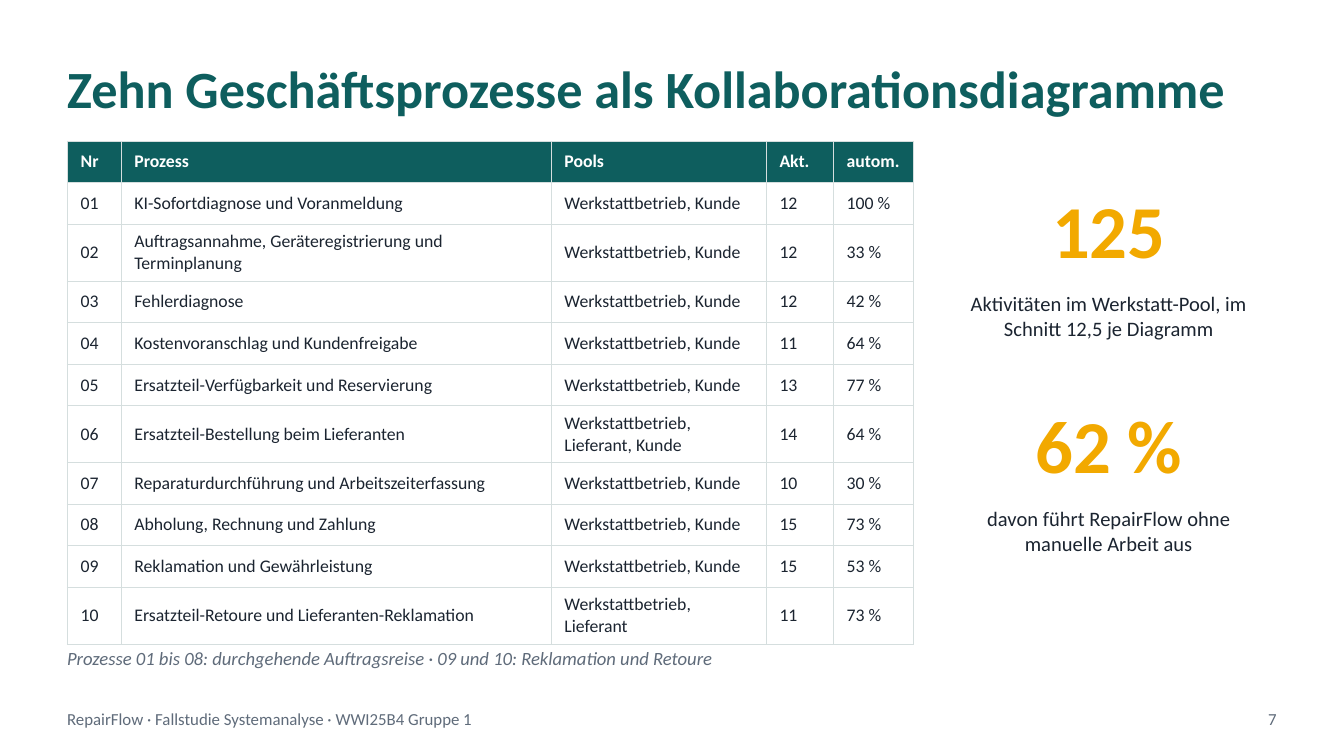
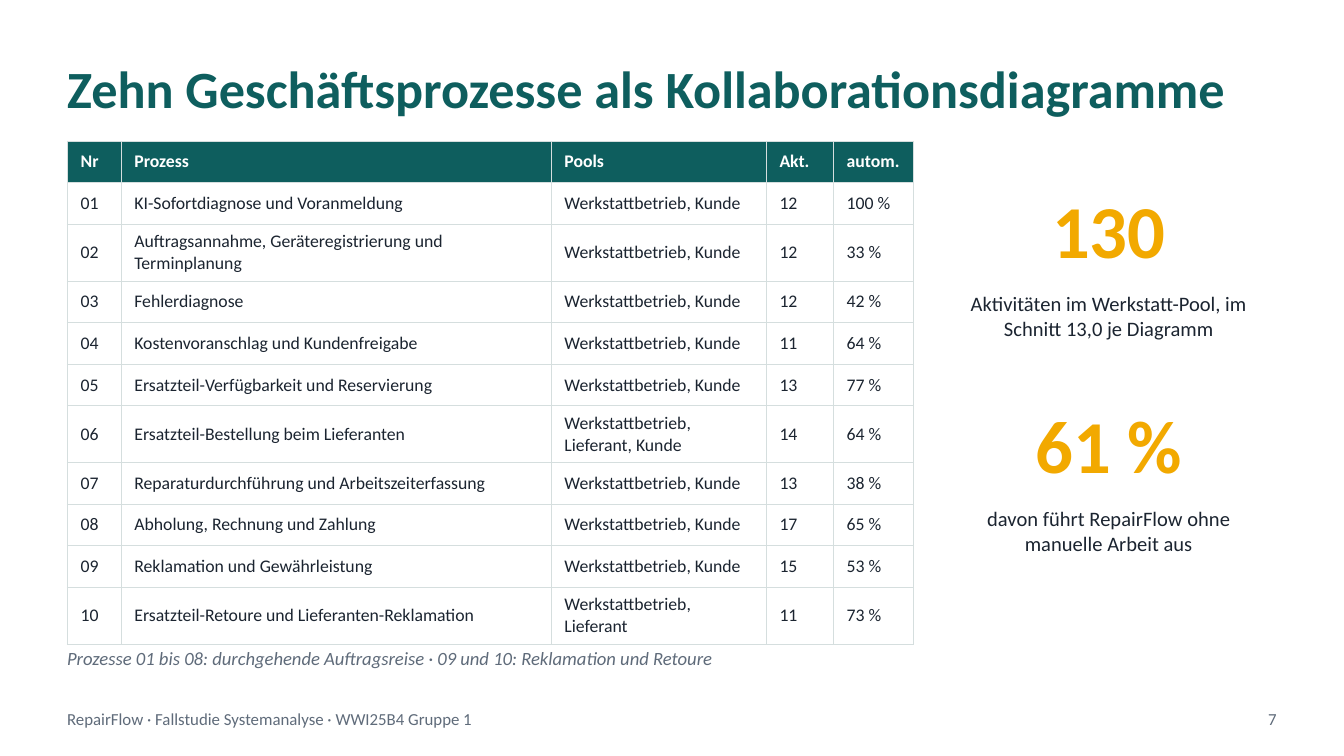
Before and after one commit to jakobschwan123-cmd/casestudy-semester-3, a slide deck: slide 7 of praesi/Abschlusspraesentation.pptx. Drawn at 1344x756 pixels with LibreOffice and Linux fonts; fonts in the diff are those of the drawing. Boxes give left, top, right and bottom in pixels: in the first picture for what was removed or moved away, otherwise in the second. Text is boxed around its words. In the diff, an @@ line names an element or a change of style, - is before the commit and + after.

```diff
--- a/praesi/Abschlusspraesentation.pptx
+++ b/praesi/Abschlusspraesentation.pptx
@@ table at (x1=67, y1=141, x2=914, y2=636) @@
-row 8, column 4: 10
+row 8, column 4: 13
-row 8, column 5: 30 %
+row 8, column 5: 38 %
-row 9, column 4: 15
+row 9, column 4: 17
-row 9, column 5: 73 %
+row 9, column 5: 65 %
@@ text at (x1=1052, y1=209, x2=1165, y2=259): text changed @@
-125
+130
@@ text at (x1=971, y1=296, x2=1246, y2=340): text changed @@
-Aktivitäten im Werkstatt-Pool, im Schnitt 12,5 je Diagramm
+Aktivitäten im Werkstatt-Pool, im Schnitt 13,0 je Diagramm
@@ text at (x1=1035, y1=422, x2=1111, y2=474): text changed @@
-62 %
+61 %
```
Also in this commit, not shown: 4 other slides changed, 47 other files.
